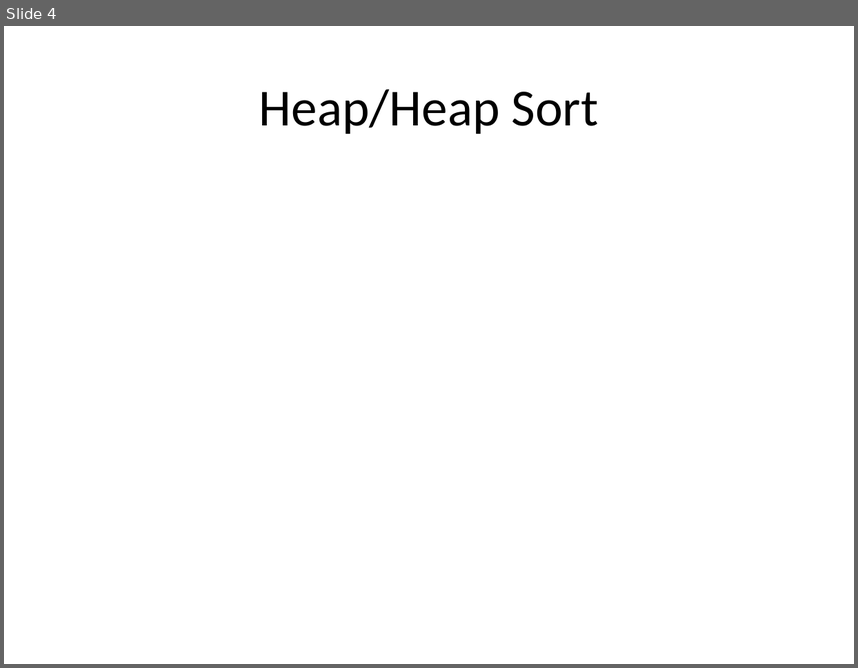
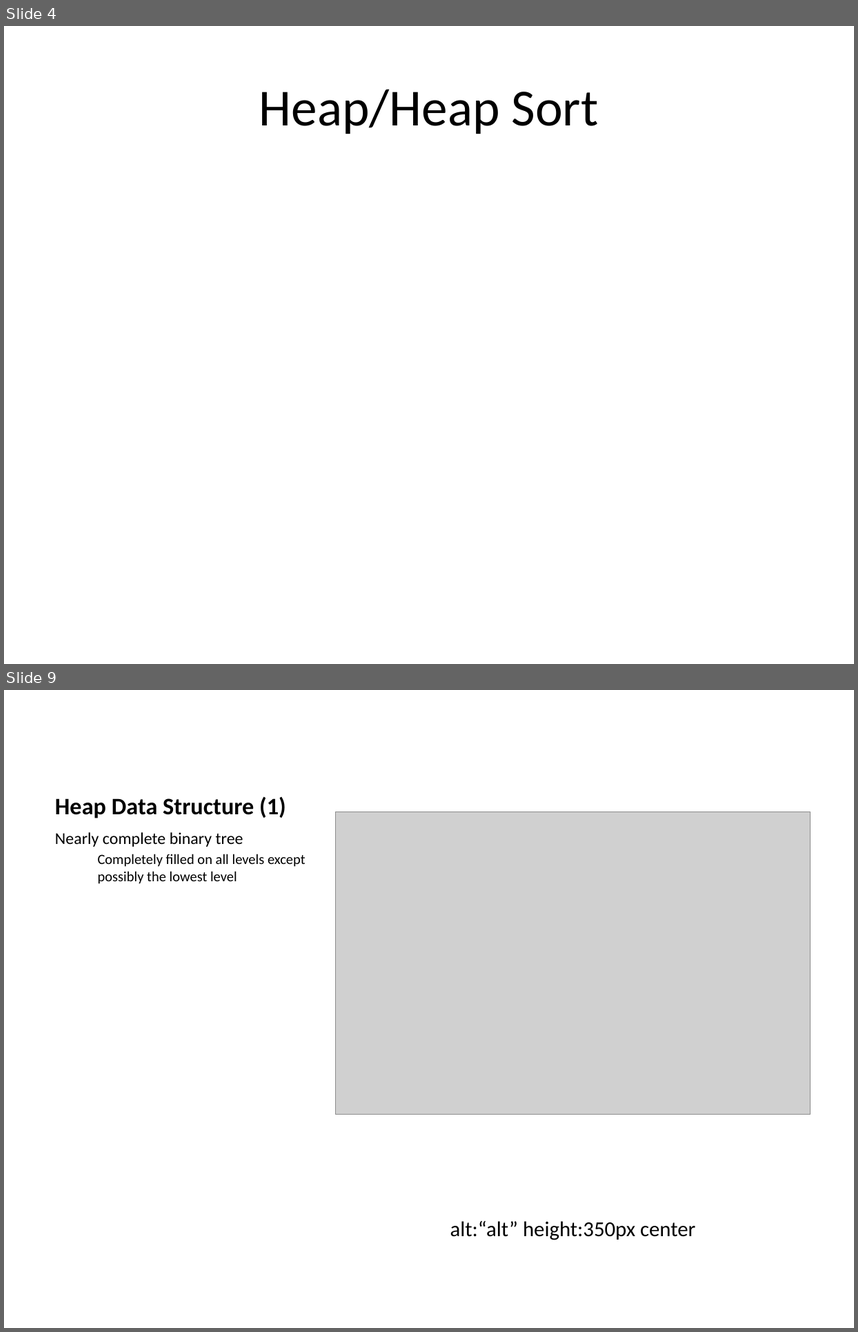
Before and after one commit to ucoruh/ce100-algorithms-and-programming-II, a slide deck: docs/week-4/ce100-week-4-heap.md_word.pptx. Shown one above the other, each under a label of ours: slide 4 before the commit, slides 4 and 9 after it; the slides between them are not shown. The pictures are 858x668 and 858x1332 pixels, drawn with LibreOffice and Linux fonts; fonts in the diff are those of the drawing; grey boxes stand for pictures. Boxes give left, top, right and bottom in pixels: in the first picture for what was removed or moved away, otherwise in the second. Text is boxed around its words. In the diff, an @@ line names an element or a change of style, - is before the commit and + after.

```diff
--- a/docs/week-4/ce100-week-4-heap.md_word.pptx
+++ b/docs/week-4/ce100-week-4-heap.md_word.pptx
@@ slide 9 added at (4, 690, 854, 1328), background #FFFFFF @@
@@ title added at (55, 796, 286, 818), 20 pt, text #000000, bold @@
+Heap Data Structure (1)
@@ picture added at (335, 811, 810, 1114) @@
@@ text added at (55, 832, 306, 884), 12 pt, text #000000 @@
+Nearly complete binary tree
+  Completely filled on all levels except possibly the lowest level
@@ text added at (450, 1221, 695, 1240), 18 pt, text #000000 @@
+alt:“alt” height:350px center
```
Also in this commit, not shown: 2 slides changed, 32 other slides added, 25 other files.
